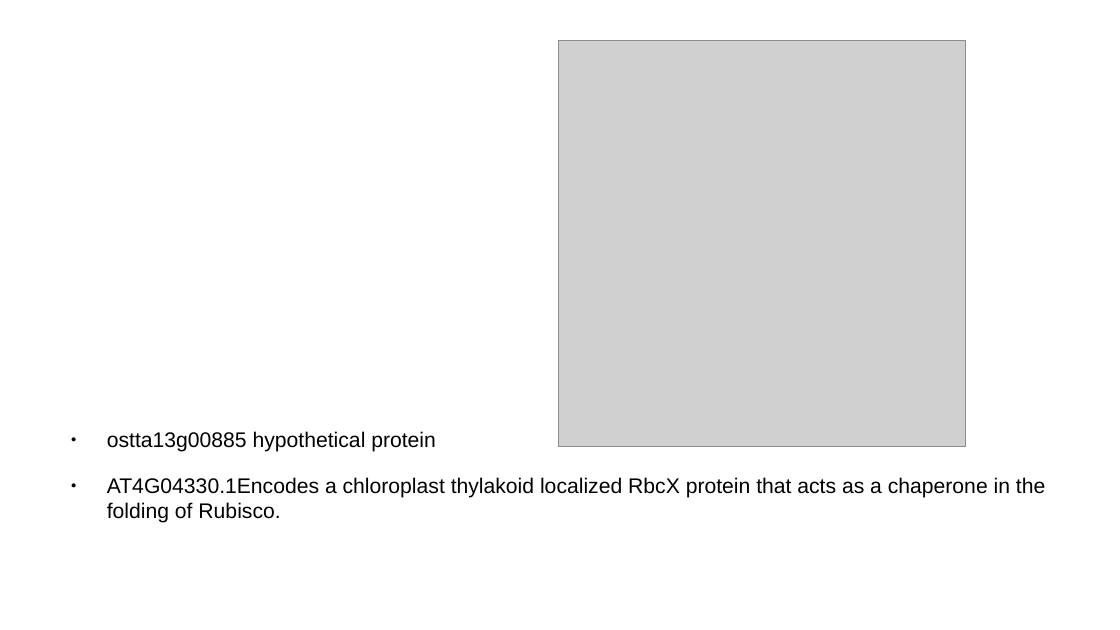
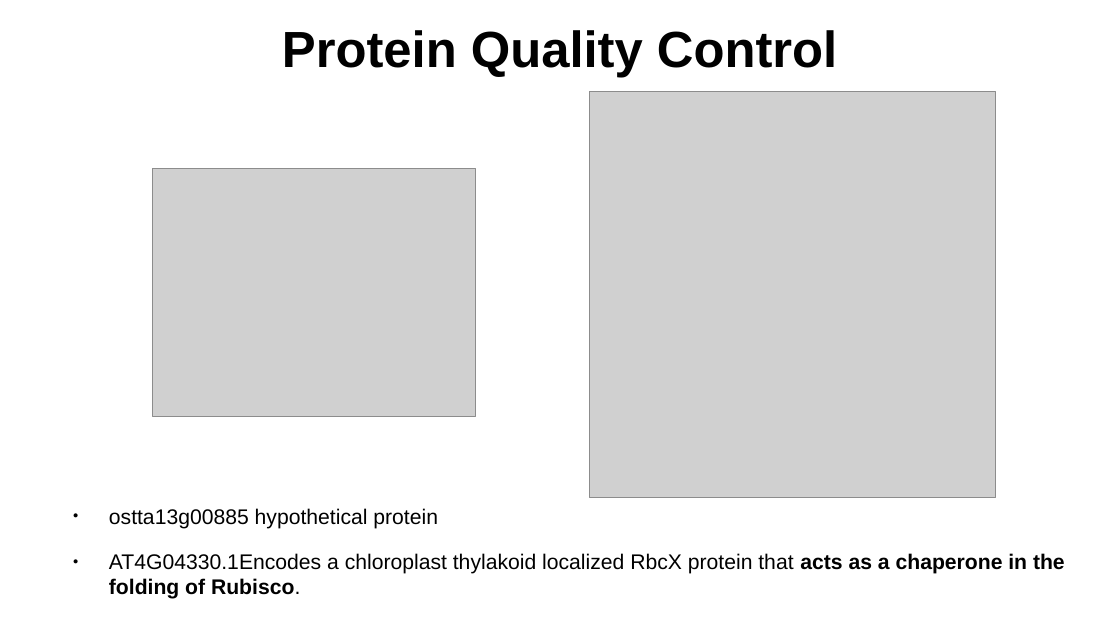
Before and after one commit to XristinaAr/ECTOR, a slide deck: slide 39 of presentations/presentation_k27.odp (slide 44 before the commit). Drawn at 1120x630 pixels with LibreOffice and Linux fonts; fonts in the diff are those of the drawing; grey boxes stand for pictures. Boxes give left, top, right and bottom in pixels: in the first picture for what was removed or moved away, otherwise in the second. Text is boxed around its words. In the diff, an @@ line names an element or a change of style, - is before the commit and + after.

```diff
--- a/presentations/presentation_k27.odp
+++ b/presentations/presentation_k27.odp
@@ title added at box(282, 30, 837, 78), 36 pt, text #000000, bold @@
+Protein Quality Control
@@ picture: place and size @@
-picture at box(559, 41, 966, 447)
+picture at box(589, 91, 996, 498)
@@ picture added at box(152, 169, 476, 417) @@
@@ text "ostta13g00885 hypothetical protein": place and size @@
-text "ostta13g00885 hypothetical protein" at box(107, 431, 1045, 523)
+text "ostta13g00885 hypothetical protein" at box(109, 508, 1065, 599)
@@ text at box(109, 553, 1065, 599): bold on in "acts as a chaperone in the folding ..." @@
```
Also in this commit, not shown: 14 other slides changed, 4 slides added, 1 slide removed, 20 other files.
